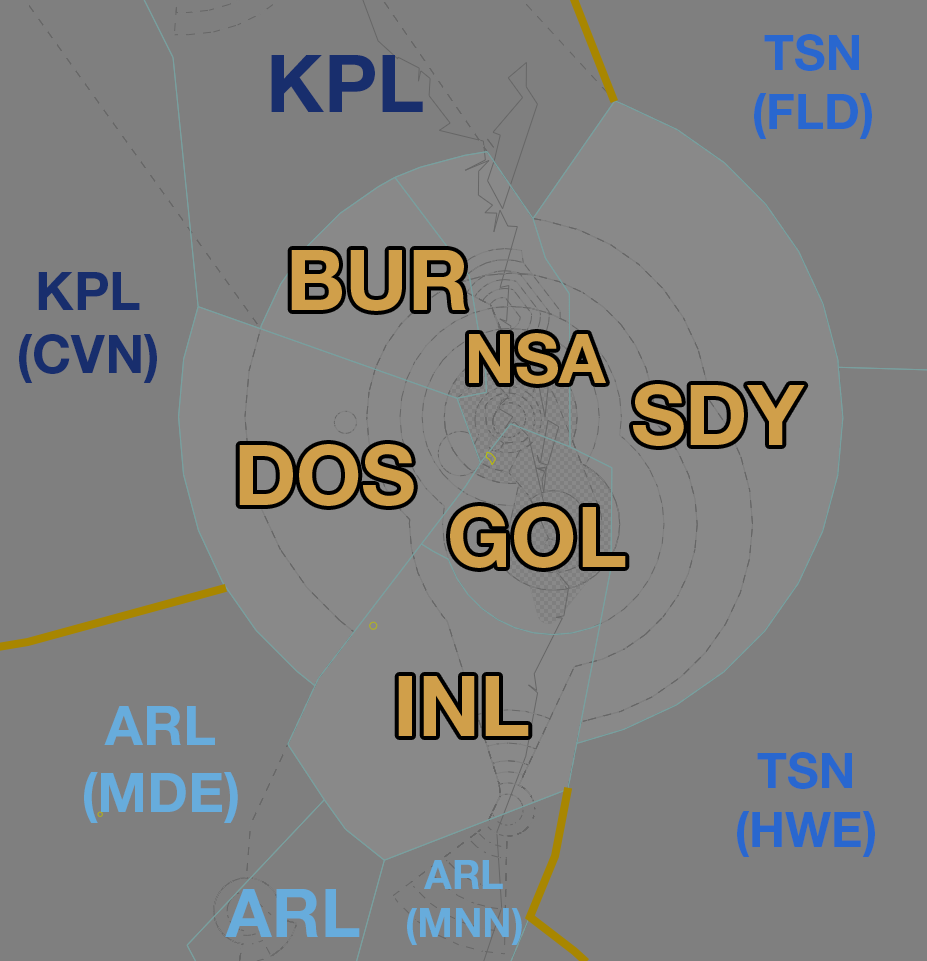
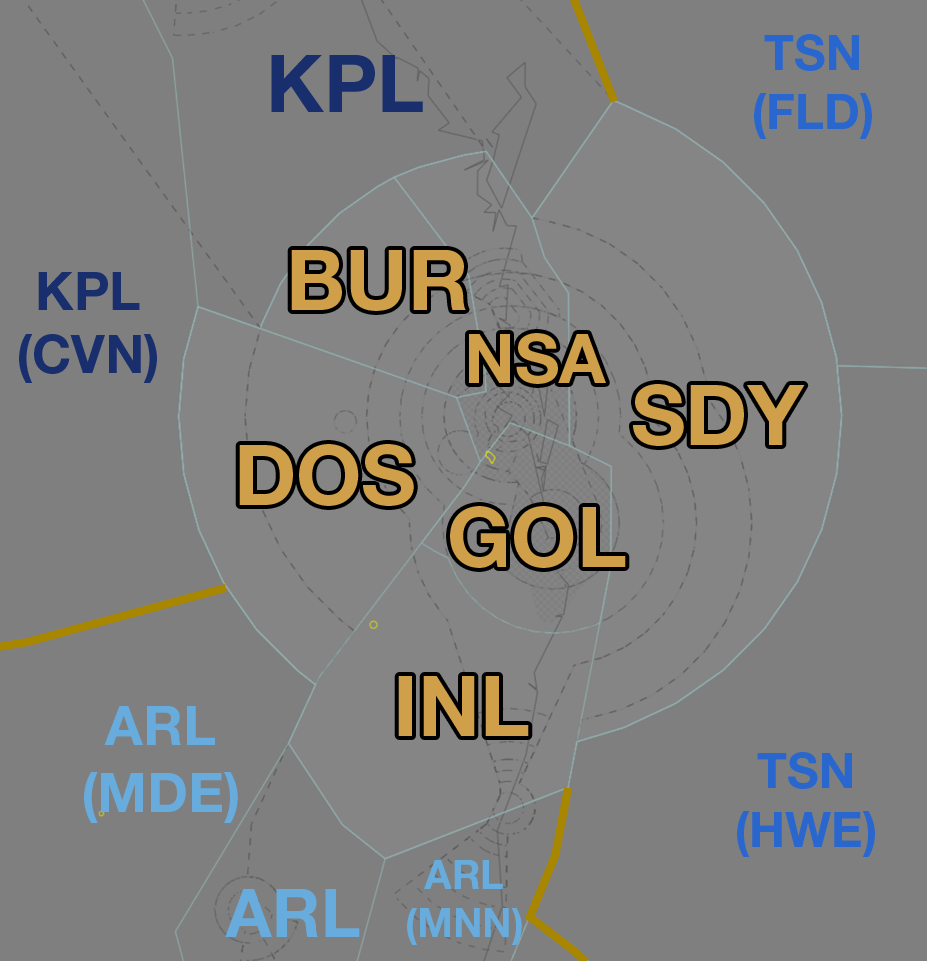
Layered file, before and after one edit (w=927, h=961). Changes by layer:
renamed "Layer 1" to "Layer 2", painted on it over [19, 0, 927, 961]
